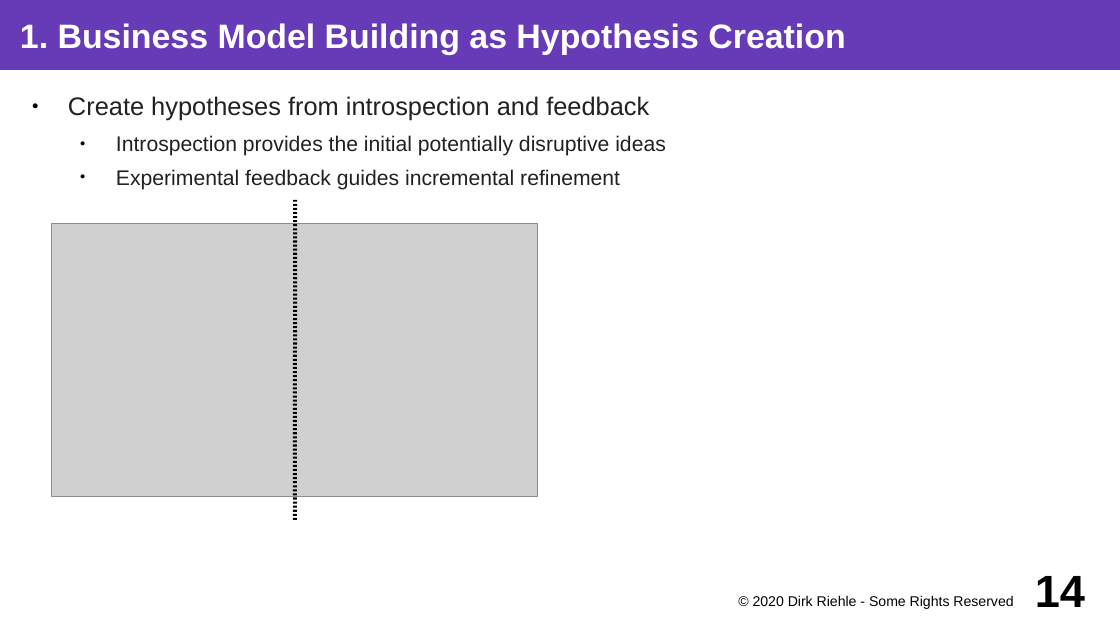
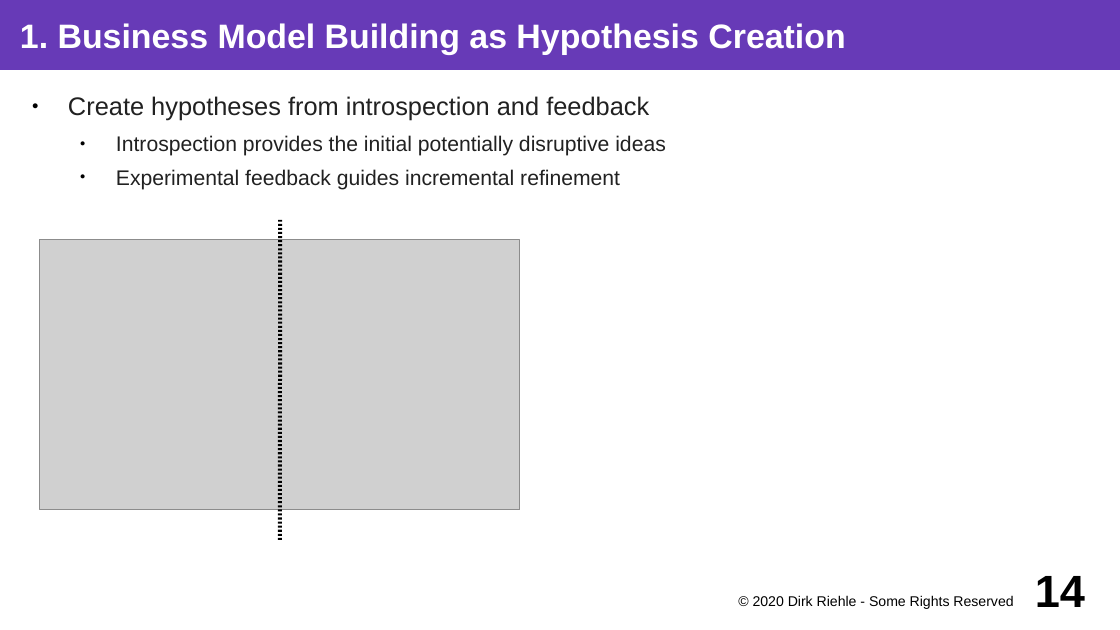
Before and after one commit to dirkriehle/coss-course, a slide deck: slide 14 of Lecture slides/COSS D01 - Software Startups.odp. Drawn at 1120x630 pixels with LibreOffice and Linux fonts; fonts in the diff are those of the drawing; grey boxes stand for pictures. Boxes give left, top, right and bottom in pixels: in the first picture for what was removed or moved away, otherwise in the second. Text is boxed around its words. In the diff, an @@ line names an element or a change of style, - is before the commit and + after.

```diff
--- a/Lecture slides/COSS D01 - Software Startups.odp
+++ b/Lecture slides/COSS D01 - Software Startups.odp
@@ line moved from (295, 520) - (295, 200) to (281, 540) - (281, 221) @@
@@ picture resized from (x1=52, y1=224, x2=538, y2=496) to (x1=40, y1=240, x2=519, y2=510) @@
```
Also in this commit, not shown: 5 other slides changed, 5 other files.
